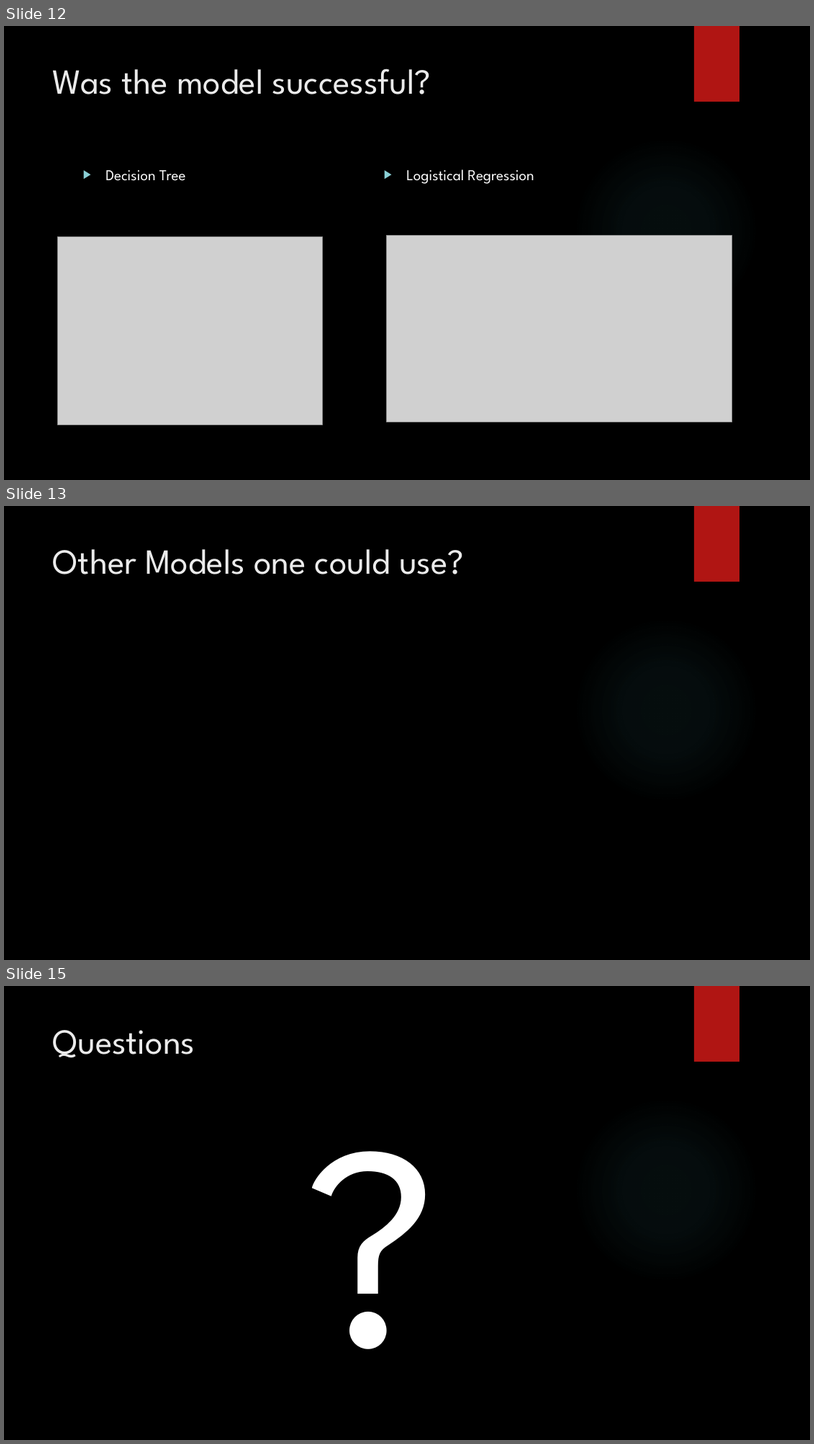
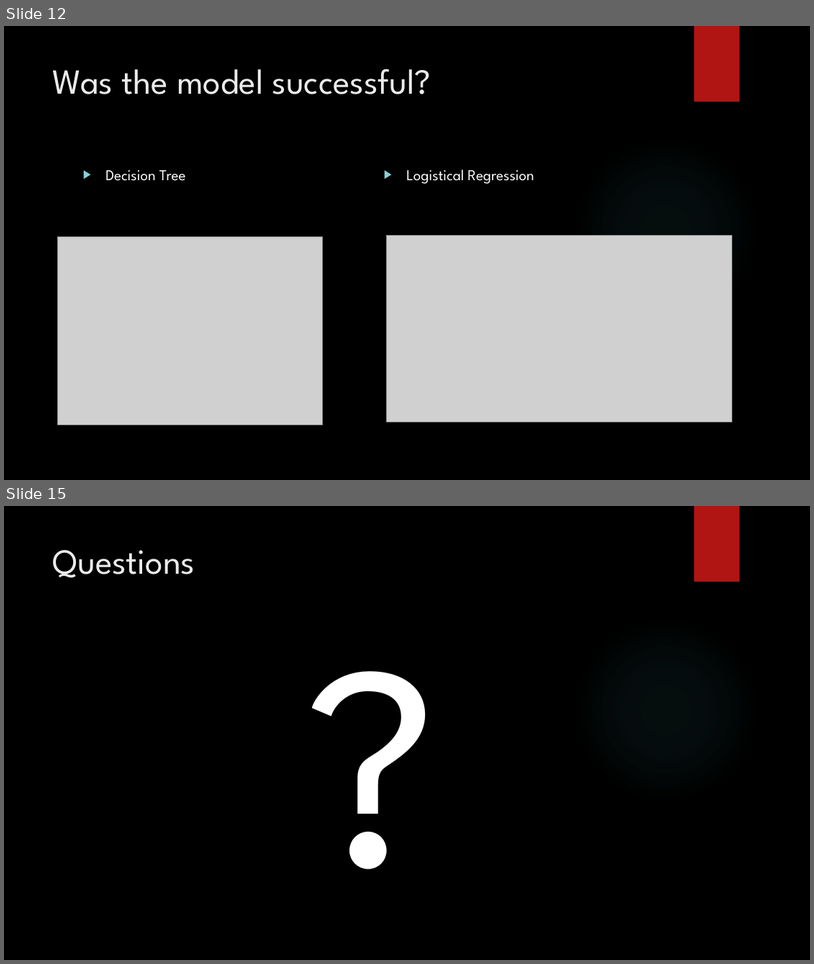
Before and after one commit to SKuczynski17/Group-1-Final-Project, a slide deck: Internal Predicting the NFL Game Winner Presentation.pptx. Shown one above the other, each under a label of ours: slides 12, 13 and 15 before the commit, slides 12 and 15 after it; the slides between them are not shown. The pictures are 814x1444 and 814x964 pixels, drawn with LibreOffice and Linux fonts; fonts in the diff are those of the drawing; grey boxes stand for pictures; background and template pictures are left out. Boxes give left, top, right and bottom in pixels: in the first picture for what was removed or moved away, otherwise in the second. Text is boxed around its words. In the diff, an @@ line names an element or a change of style, - is before the commit and + after.

```diff
--- a/Internal Predicting the NFL Game Winner Presentation.pptx
+++ b/Internal Predicting the NFL Game Winner Presentation.pptx
@@ slide 13 removed at box(4, 506, 810, 960), background picture (left out); not listed: 2 template elements that a slide beside it also shows @@
@@ title removed at box(53, 549, 464, 574) @@
-Other Models one could use?
```
Also in this commit, not shown: 2 slides changed, 1 slide added.
